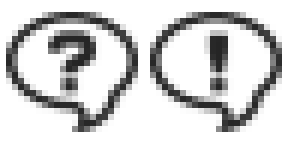
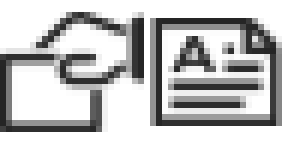
Two versions of the same layered image (288 × 144). Layer-by-layer changes:
added layer "document_orientation_landscape" above "hand_paper" over [150, 18, 282, 126]
added layer "hand_paper" above "speech_balloon_answer" over [0, 12, 144, 132]
hid "speech_balloon_answer" over [150, 12, 282, 132]
hid "speech_balloon_question" over [6, 12, 138, 132]
